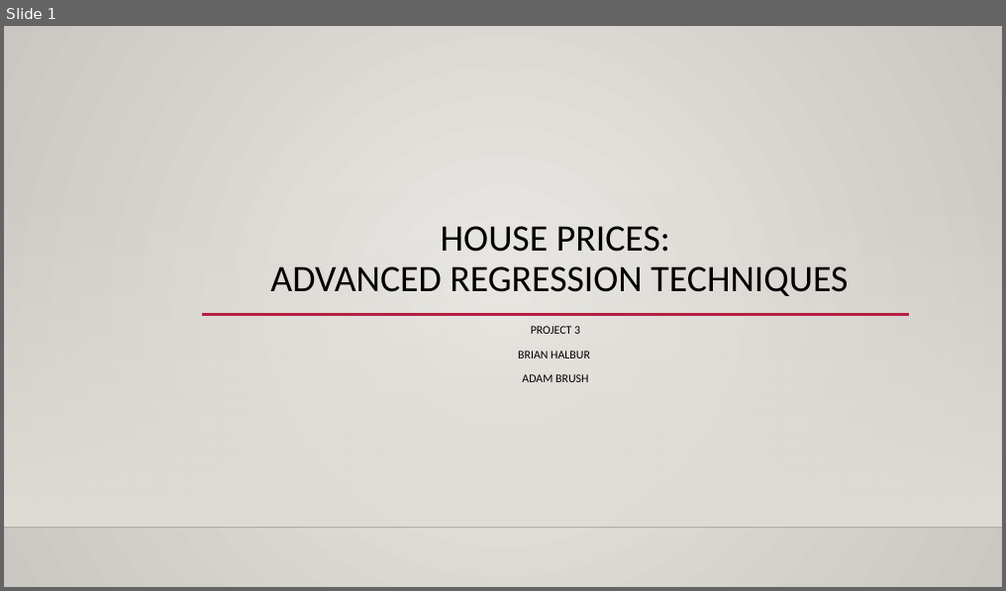
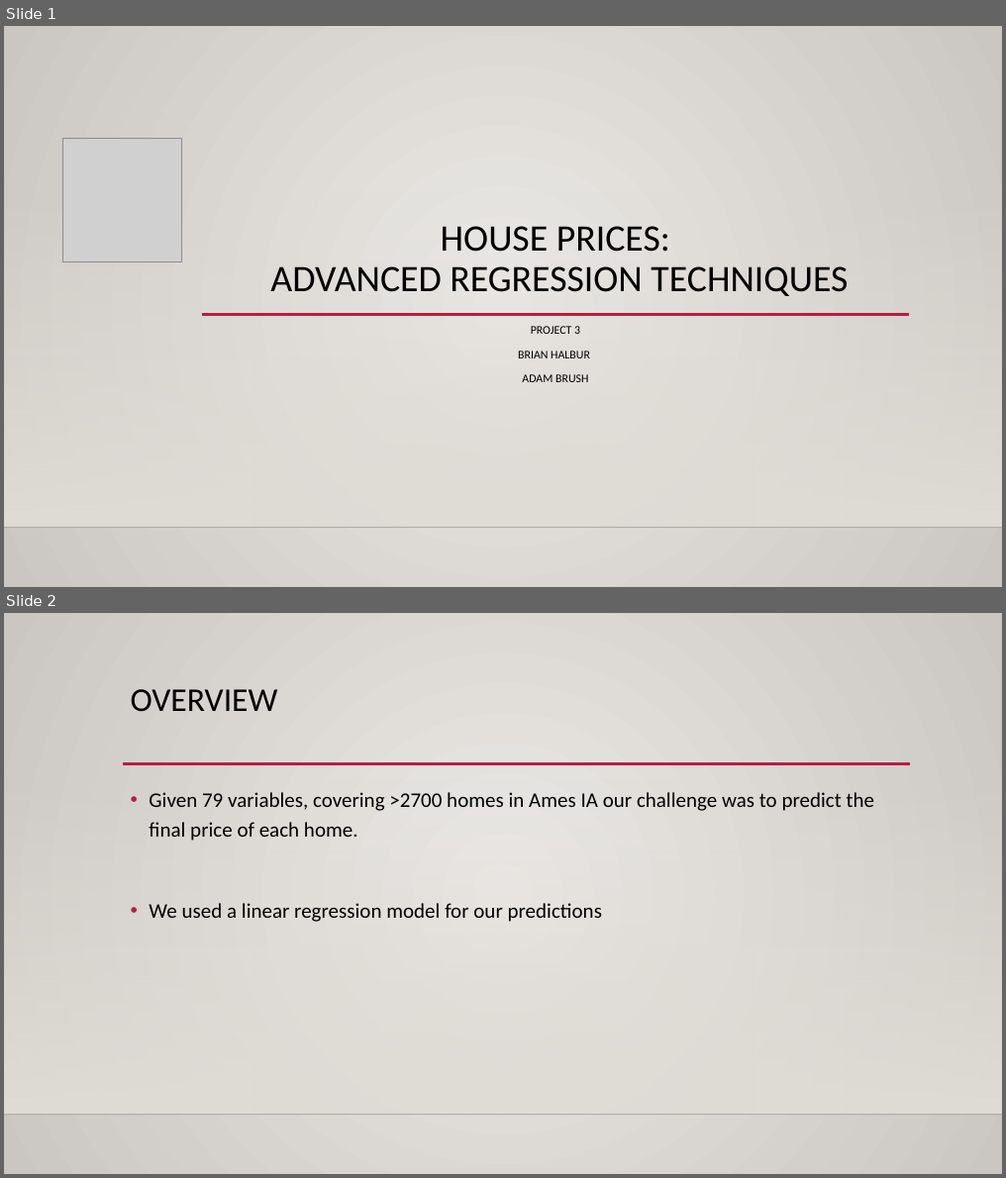
Before and after one commit to bhalbur/AmesData, a slide deck: powerpoint/project3_presentation.pptx. Shown one above the other, each under a label of ours: slide 1 before the commit, slides 1 and 2 after it. The pictures are 1006x591 and 1006x1178 pixels, drawn with LibreOffice and Linux fonts; fonts in the diff are those of the drawing; grey boxes stand for pictures; background and template pictures are left out. Boxes give left, top, right and bottom in pixels: in the first picture for what was removed or moved away, otherwise in the second. Text is boxed around its words. In the diff, an @@ line names an element or a change of style, - is before the commit and + after.

```diff
--- a/powerpoint/project3_presentation.pptx
+++ b/powerpoint/project3_presentation.pptx
@@ slide 2 added at bbox=[4, 613, 1002, 1174], background gradient #ECEAE7 to #CAC7C1; not listed: 2 template elements that a slide beside it also shows @@
@@ title added at bbox=[131, 689, 278, 712], 32 pt, text #000000 @@
+OVERVIEW
@@ line added from (123, 764) to (910, 764), #B71E42 2.5 pt @@
@@ text added at bbox=[149, 792, 875, 922], 20 pt, text #000000 @@
+• Given 79 variables, covering >2700 homes in Ames IA our challenge was to predict the final price of each home.
+• We used a linear regression model for our predictions
@@ slide 1 changed as well @@
@@ picture added at bbox=[62, 138, 182, 263] @@
```
Also in this commit, not shown: 5 other slides added.
